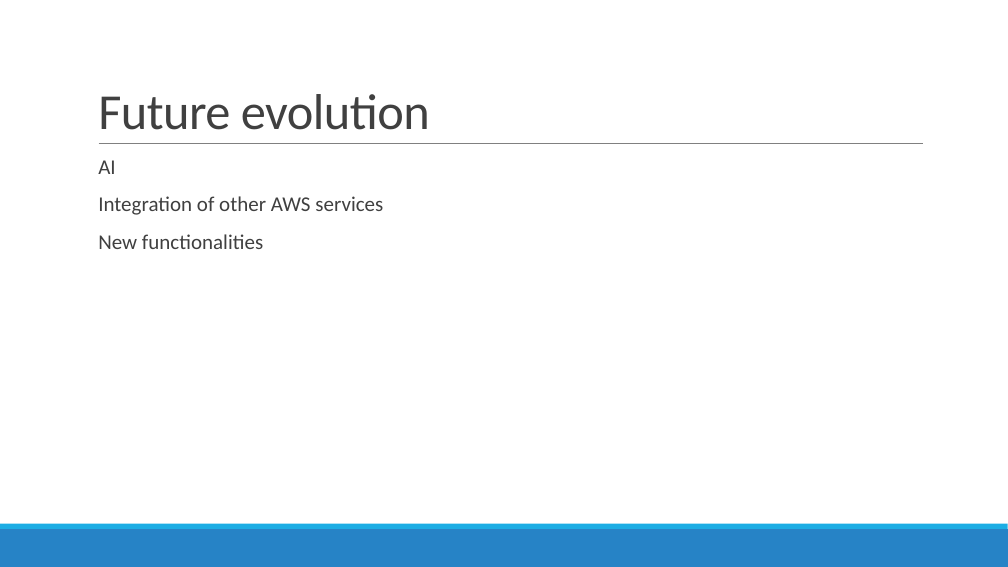
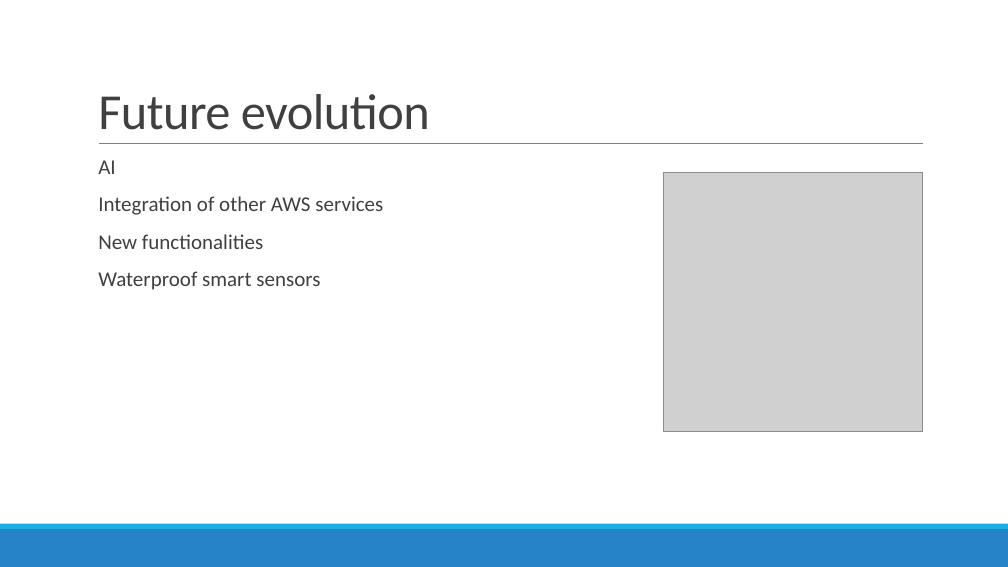
Before and after one commit to sarapeddy/drying-rack-smart, a slide deck: slide 24 of SMART STENDINO.pptx (slide 21 before the commit). Drawn at 1008x567 pixels with LibreOffice and Linux fonts; fonts in the diff are those of the drawing; grey boxes stand for pictures. Boxes give left, top, right and bottom in pixels: in the first picture for what was removed or moved away, otherwise in the second. Text is boxed around its words. In the diff, an @@ line names an element or a change of style, - is before the commit and + after.

```diff
--- a/SMART STENDINO.pptx
+++ b/SMART STENDINO.pptx
@@ rectangle added at (x1=0, y1=0, x2=1008, y2=567), fill #FFFFFF @@
@@ picture added at (x1=663, y1=172, x2=923, y2=432) @@
@@ text at (x1=98, y1=271, x2=320, y2=290): paragraph added @@
+  Waterproof smart sensors
```
Also in this commit, not shown: 3 other slides changed, 5 slides added, 2 slides removed.
